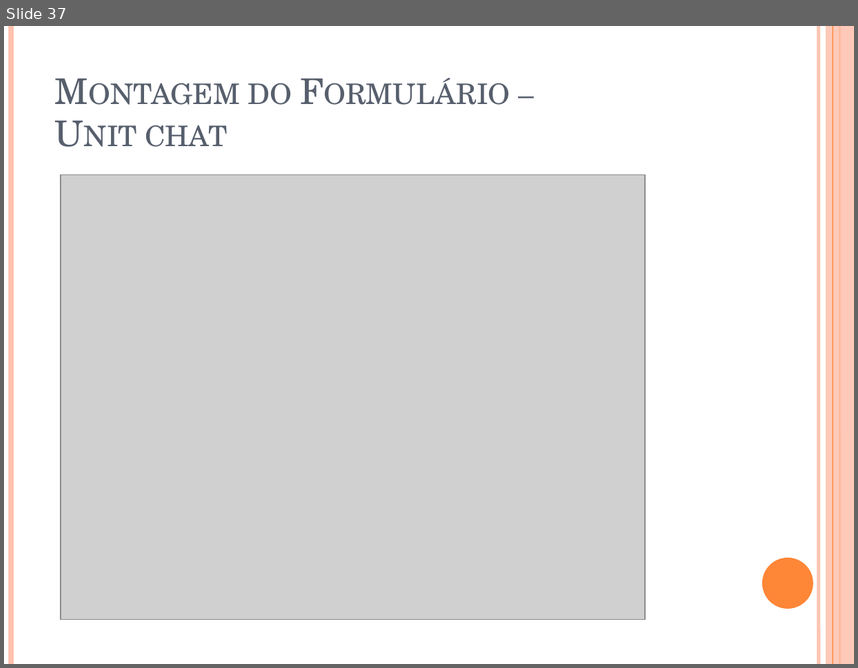
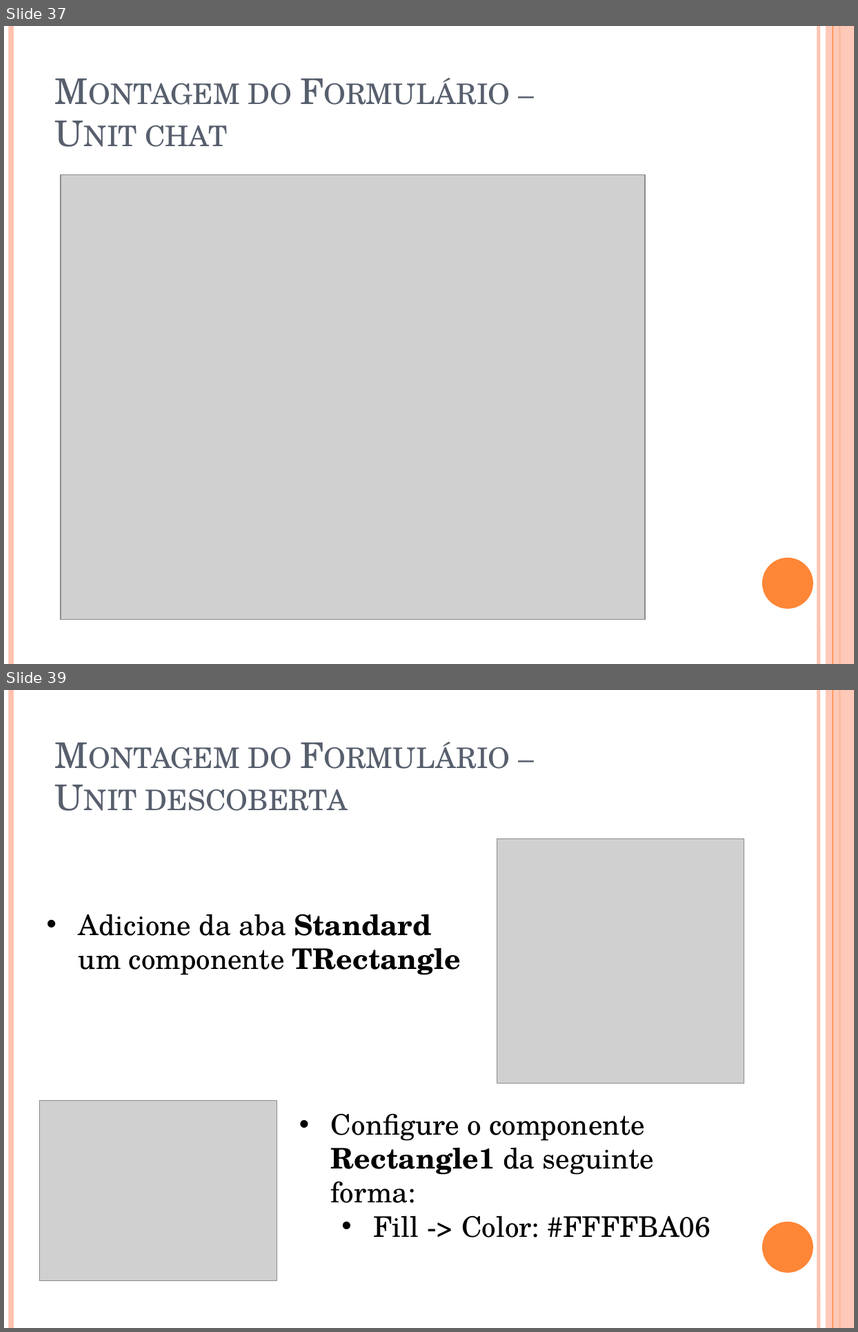
Before and after one commit to igorscandido/Conexao-Bluetooth-usando-Delphi, a slide deck: Stuff/Conexão Bluetooth usando Delphi.pptx. Shown one above the other, each under a label of ours: slide 37 before the commit, slides 37 and 39 after it; the slides between them are not shown. The pictures are 858x668 and 858x1332 pixels, drawn with LibreOffice and Linux fonts; fonts in the diff are those of the drawing; grey boxes stand for pictures. Boxes give left, top, right and bottom in pixels: in the first picture for what was removed or moved away, otherwise in the second. Text is boxed around its words. In the diff, an @@ line names an element or a change of style, - is before the commit and + after.

```diff
--- a/Stuff/Conexão Bluetooth usando Delphi.pptx
+++ b/Stuff/Conexão Bluetooth usando Delphi.pptx
@@ slide 39 added at bbox=[4, 690, 854, 1328], background #FFFFFF; not listed: 6 template elements that a slide beside it also shows @@
@@ title added at bbox=[145, 747, 348, 811], 30 pt, text #575F6D, small capitals @@
+Montagem do Formulário –
+Unit descoberta
@@ picture added at bbox=[497, 839, 744, 1083] @@
@@ text added at bbox=[79, 914, 461, 975], 24 pt, text #000000 @@
+• Adicione da aba Standard um componente TRectangle
@@ picture added at bbox=[40, 1101, 277, 1280] @@
@@ text added at bbox=[331, 1113, 711, 1237], 24 pt, text #000000 @@
+• Configure o componente Rectangle1 da seguinte forma:
+  • Fill -> Color: #FFFFBA06
```
Also in this commit, not shown: 21 other slides added, 1 other file.
